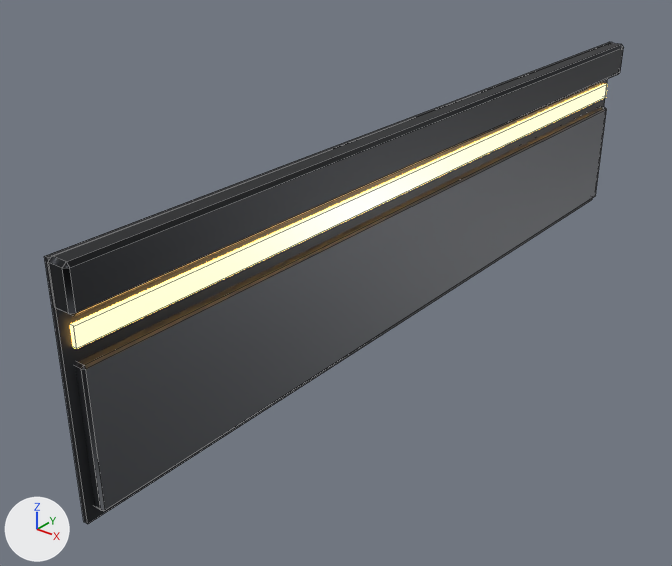
Renders of the FBX model Art/Export/MapKit/SM_H_BandAccent.fbx from each side of a commit.
The view is the same before and after, from a camera (50 mm lens) standing at (2.26, -3.43, 2.14) and looking at (-0.2, -0.36, 0.23). Lighting does not change. The marker at lower left points along +X, +Y and +Z. The older version comes first. Mesh edges are drawn as thin lines.

Objects in the first picture: 'SM_H_BandAccent'.
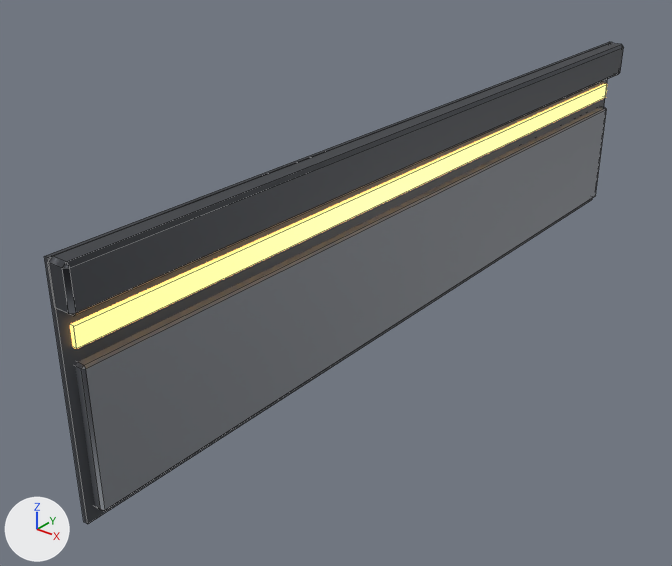
What differs and where, as boxes [x1, y1, x2, y2] in the pictures (672 x 566 px):
'SM_H_BandAccent', recoloured, surface changed (dark grey to grey)
    both: [44, 42, 624, 524]
part 1 of me_sm_h_bandaccent, recoloured
    both: [70, 84, 607, 349]

Edits to the bpy script that builds the scene:
```text
Change mat_m_hullframe:
    mat_m_hullframe.base_color: (0.03, 0.032, 0.036) -> (0.06, 0.065, 0.075)  # dark grey #303235 -> dark grey #45484d
    mat_m_hullframe.metallic: 0.8 -> 0.4
    mat_m_hullframe.roughness: 0.45 -> 0.55
Change mat_m_hullplate:
    mat_m_hullplate.base_color: (0.1, 0.105, 0.115) -> (0.22, 0.235, 0.26)  # dark grey #595b5f -> grey #81858b
    mat_m_hullplate.metallic: 0.75 -> 0.3
    mat_m_hullplate.roughness: 0.5 -> 0.6
Add mat_m_hulllight:
    mat_m_hulllight = principled_material('M_HullLight')
    mat_m_hulllight.base_color = (1.0, 0.55, 0.15)  # orange #ffc46c
    mat_m_hulllight.roughness = 0.4
    mat_m_hulllight.emission_color = (1.0, 0.55, 0.15)  # orange #ffc46c
    mat_m_hulllight.emission_strength = 2.0
Change me_sm_h_bandaccent:
    where me_sm_h_bandaccent.from_pydata(...)  # 64 vertices, 64 faces; spans x 0.0..10.0, y -200.0..200.0, z 0.0..100.0
    used by ob_sm_h_bandaccent; location = (0.0, 0.0, 0.0); rotation_euler = (0.0, -3.142, 0.0), in degrees (0, -180, 0); scale = (-0.01, -0.01, -0.01)
    me_sm_h_bandaccent part 1: all 6 faces that had it switch from mat_m_glowamber (orange #ffc461, glowing orange #ffc461) to mat_m_hulllight (orange #ffc46c, glowing orange #ffc46c)
```
